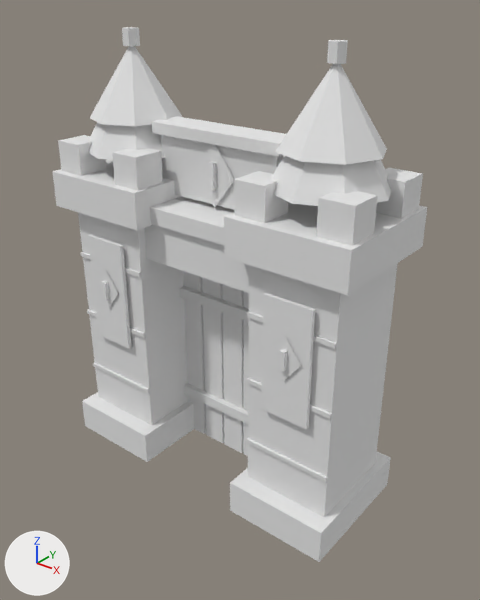
Two versions of the FBX model factory/unity-src/hyeopgok-sasu/Resources/HyeopgokSasu/Models/castle_gate_l3.fbx, one commit apart.
One viewpoint serves both versions: a 50 mm camera at (2.38, -2.83, 2.97) aimed at (0.13, -0.02, 1.23). Arrows for +X, +Y and +Z are at lower left; the lights stay in place. The picture after the commit comes second. Where no turn or scale is listed for an object, it has been applied to the vertices. Vertices at exactly the same position are counted once.

Names of what the first picture shows: 'castle_gate_l3'.
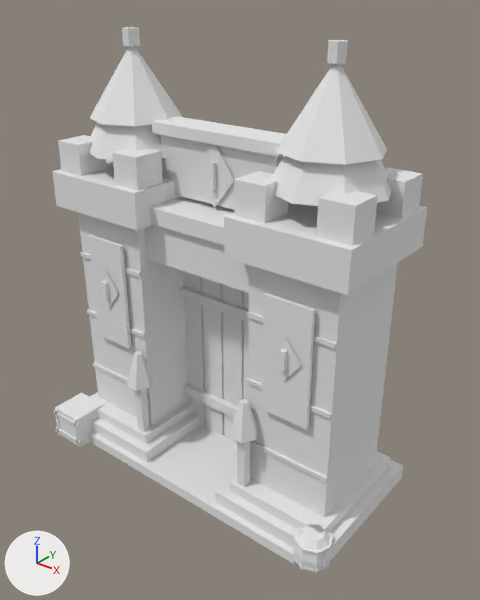
Edits to the bpy script that builds the scene:
```text
Change me_castle_gate_l3_mesh:
    used by ob_castle_gate_l3; location = (0.0, 0.0, 0.0)
    remove me_castle_gate_l3_mesh.from_pydata(...)  # 386 vertices, 568 faces; spans x -1.06..1.06, y -0.41..0.41, z 0.0..2.71
    add me_castle_gate_l3_mesh.from_pydata(...)  # 614 vertices, 948 faces; spans x -1.1..1.09, y -0.6..0.51, z 0.0..2.71
    me_castle_gate_l3_mesh part 1: a new loose piece, a box spanning x -0.91..0.91, y -0.51..0.51, z 0.0..0.07, in mat_castle_gate_l3_vertexpalette (white #e7e7e7)
    me_castle_gate_l3_mesh part 2: a new loose piece, a box spanning x -1.08..-0.3, y -0.47..0.47, z 0.05..0.15, in mat_castle_gate_l3_vertexpalette (white #e7e7e7)
    me_castle_gate_l3_mesh part 3: a new loose piece, a box spanning x 0.3..1.08, y -0.47..0.47, z 0.05..0.15, in mat_castle_gate_l3_vertexpalette (white #e7e7e7)
    me_castle_gate_l3_mesh part 4: a new loose piece, a box spanning x -0.458..-0.403, y -0.388..-0.332, z 0.0..0.69, in mat_castle_gate_l3_vertexpalette (white #e7e7e7)
    me_castle_gate_l3_mesh part 5: a new loose piece, a box spanning x 0.403..0.458, y -0.388..-0.332, z 0.0..0.69, in mat_castle_gate_l3_vertexpalette (white #e7e7e7)
    me_castle_gate_l3_mesh part 6: a new loose piece, a box spanning x -1.09..-0.85, y -0.59..-0.35, z 0.0..0.23, in mat_castle_gate_l3_vertexpalette (white #e7e7e7)
    me_castle_gate_l3_mesh part 7: a new loose piece, a box spanning x -1.1..-0.84, y -0.6..-0.585, z 0.031..0.056, in mat_castle_gate_l3_vertexpalette (white #e7e7e7)
    me_castle_gate_l3_mesh part 8: a new loose piece, a box spanning x -1.1..-0.84, y -0.6..-0.585, z 0.175..0.2, in mat_castle_gate_l3_vertexpalette (white #e7e7e7)
    me_castle_gate_l3_mesh part 9: a new loose piece, a box spanning x -1.082..-1.064, y -0.6..-0.587, z 0.005..0.226, in mat_castle_gate_l3_vertexpalette (white #e7e7e7)
    me_castle_gate_l3_mesh part 10: a new loose piece, a box spanning x -0.876..-0.858, y -0.6..-0.587, z 0.005..0.226, in mat_castle_gate_l3_vertexpalette (white #e7e7e7)
    me_castle_gate_l3_mesh part 11: a new loose piece, an 8-sided cylinder along z spanning x 0.87..1.09, y -0.54..-0.32, z 0.0396..0.0495, in mat_castle_gate_l3_vertexpalette (white #e7e7e7)
    me_castle_gate_l3_mesh part 12: a new loose piece, an 8-sided cylinder along z spanning x 0.87..1.09, y -0.54..-0.32, z 0.1716..0.1815, in mat_castle_gate_l3_vertexpalette (white #e7e7e7)
    me_castle_gate_l3_mesh part 13: a new loose piece of 40 vertices spanning x 0.87..1.09, y -0.54..-0.32, z 0.0..0.22, in mat_castle_gate_l3_vertexpalette (white #e7e7e7)
    me_castle_gate_l3_mesh part 14: a new loose piece of 18 vertices spanning x -0.52..-0.34, y -0.44..-0.28, z 0.58..0.81, in mat_castle_gate_l3_vertexpalette (white #e7e7e7)
    me_castle_gate_l3_mesh part 15: a new loose piece of 18 vertices spanning x 0.34..0.52, y -0.44..-0.28, z 0.58..0.81, in mat_castle_gate_l3_vertexpalette (white #e7e7e7)
    other edits to the shape of me_castle_gate_l3_mesh do not show in these pictures
```

Boxes [x1, y1, x2, y2] around the edits, measured in the pictures (480 x 600 px):
'castle_gate_l3', reshaped
    before: [53, 27, 427, 562]
    after: [53, 27, 427, 573]
part 1 of me_castle_gate_l3_mesh, added
    after: [88, 424, 295, 564]
part 2 of me_castle_gate_l3_mesh, added
    after: [91, 412, 201, 462]
part 3 of me_castle_gate_l3_mesh, added
    after: [215, 460, 403, 568]
part 4 of me_castle_gate_l3_mesh, added
    after: [135, 389, 150, 432]
part 5 of me_castle_gate_l3_mesh, added
    after: [237, 441, 250, 487]
part 6 of me_castle_gate_l3_mesh, added
    after: [55, 393, 104, 447]
part 7 of me_castle_gate_l3_mesh, added
    after: [56, 427, 81, 445]
part 8 of me_castle_gate_l3_mesh, added
    after: [53, 410, 79, 428]
part 9 of me_castle_gate_l3_mesh, added
    after: [54, 408, 61, 435]
part 10 of me_castle_gate_l3_mesh, added
    after: [73, 419, 79, 447]
part 11 of me_castle_gate_l3_mesh, added
    after: [294, 558, 330, 572]
part 12 of me_castle_gate_l3_mesh, added
    after: [294, 527, 333, 554]
part 13 of me_castle_gate_l3_mesh, added
    after: [293, 524, 330, 573]
part 14 of me_castle_gate_l3_mesh, added
    after: [127, 351, 154, 391]
part 15 of me_castle_gate_l3_mesh, added
    after: [229, 399, 257, 443]
